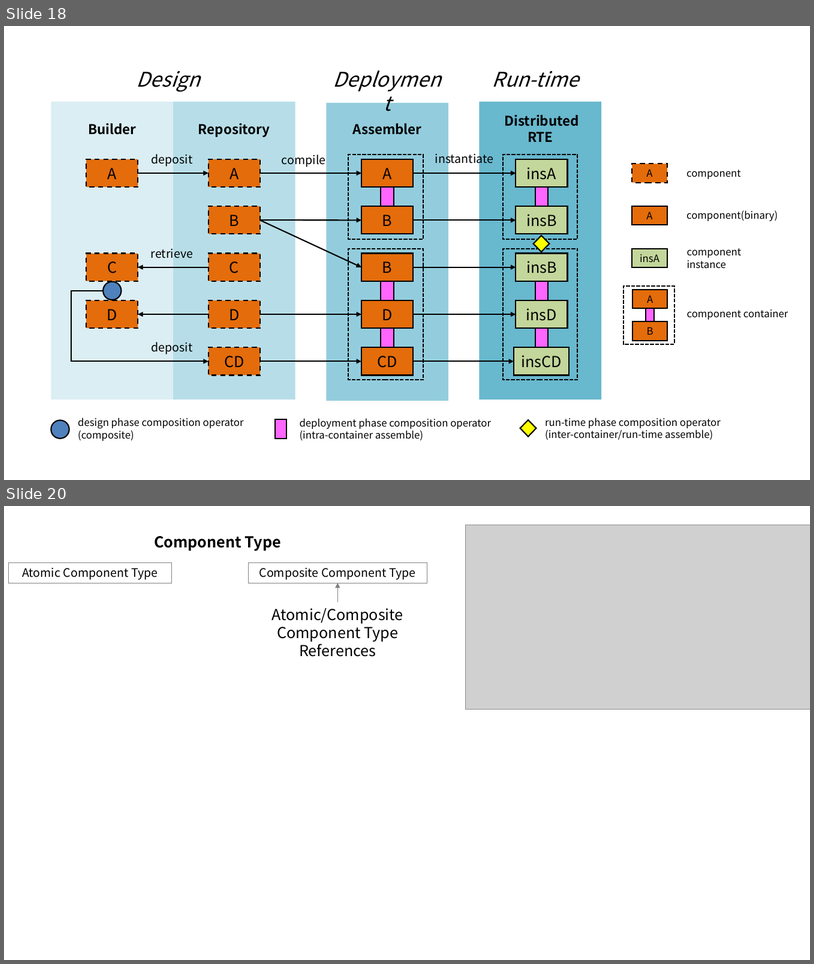
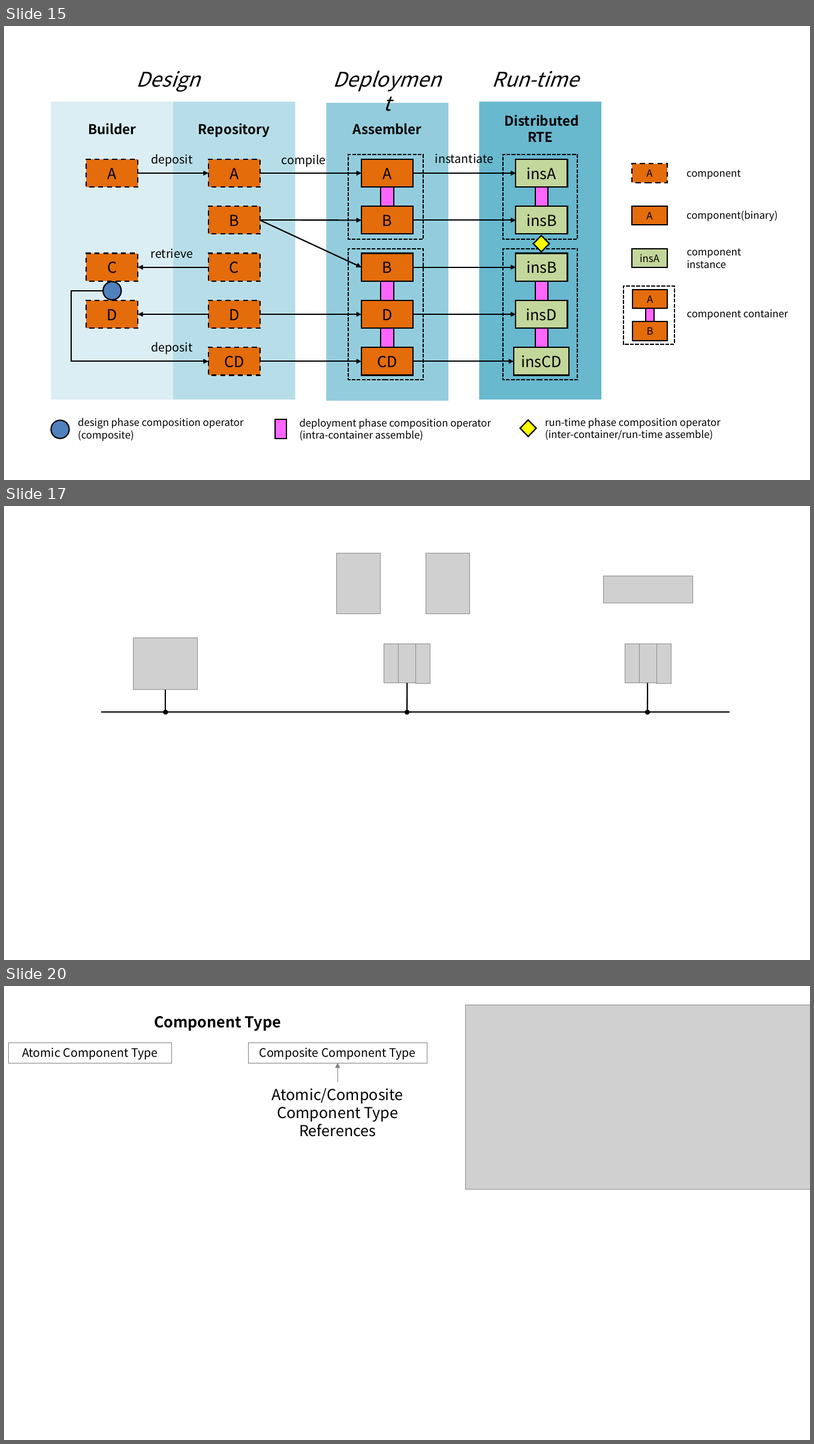
Before and after one commit to NTESEC-zg/OSAI, a slide deck: PPT/Component Model.pptx. Shown one above the other, each under a label of ours: slides 18 and 20 before the commit, slides 15, 17 and 20 after it; the slides between them are not shown. The pictures are 814x964 and 814x1444 pixels, drawn with LibreOffice and Linux fonts; fonts in the diff are those of the drawing; grey boxes stand for pictures. Boxes give left, top, right and bottom in pixels: in the first picture for what was removed or moved away, otherwise in the second. Text is boxed around its words. In the diff, an @@ line names an element or a change of style, - is before the commit and + after.

```diff
--- a/PPT/Component Model.pptx
+++ b/PPT/Component Model.pptx
@@ slide 17 added at <box>4,506,810,960</box>, background #FFFFFF @@
@@ picture added at <box>337,553,381,613</box> @@
@@ picture added at <box>426,553,470,613</box> @@
@@ picture added at <box>603,576,693,603</box> @@
@@ picture added at <box>134,637,198,690</box> @@
@@ picture added at <box>384,643,399,682</box> @@
@@ picture added at <box>398,644,416,683</box> @@
@@ picture added at <box>416,644,431,683</box> @@
@@ picture added at <box>625,643,640,682</box> @@
@@ picture added at <box>640,644,657,683</box> @@
@@ picture added at <box>657,644,671,683</box> @@
@@ arrow added from (408, 682) to (408, 712), #000000 1.5 pt @@
@@ arrow added from (648, 682) to (648, 712), #000000 1.5 pt @@
@@ arrow added from (165, 690) to (165, 712), #000000 1.5 pt @@
@@ line added from (101, 712) to (731, 712), #000000 1.5 pt @@
@@ what was slide 18 is now slide 15 @@
```
Also in this commit, not shown: 3 slides changed, 4 other slides added, 5 slides removed, 1 other file.
